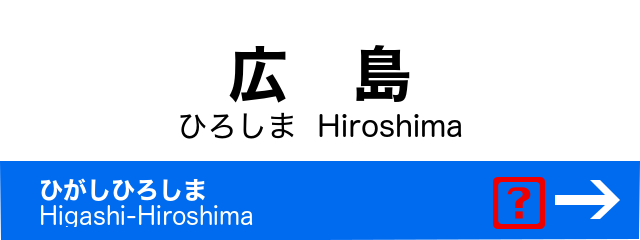
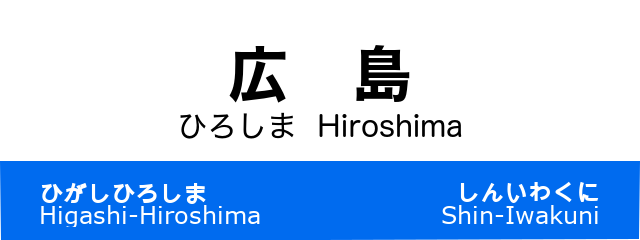
Layers edited between the first and the second 640 x 240 image:
added layer "前駅 #1" above "前駅" over [442, 181, 599, 224]
painted on "前駅" over [41, 178, 260, 227]
hid "❓" over [493, 177, 583, 229]
painted on "レイヤー" over [555, 180, 620, 219]
